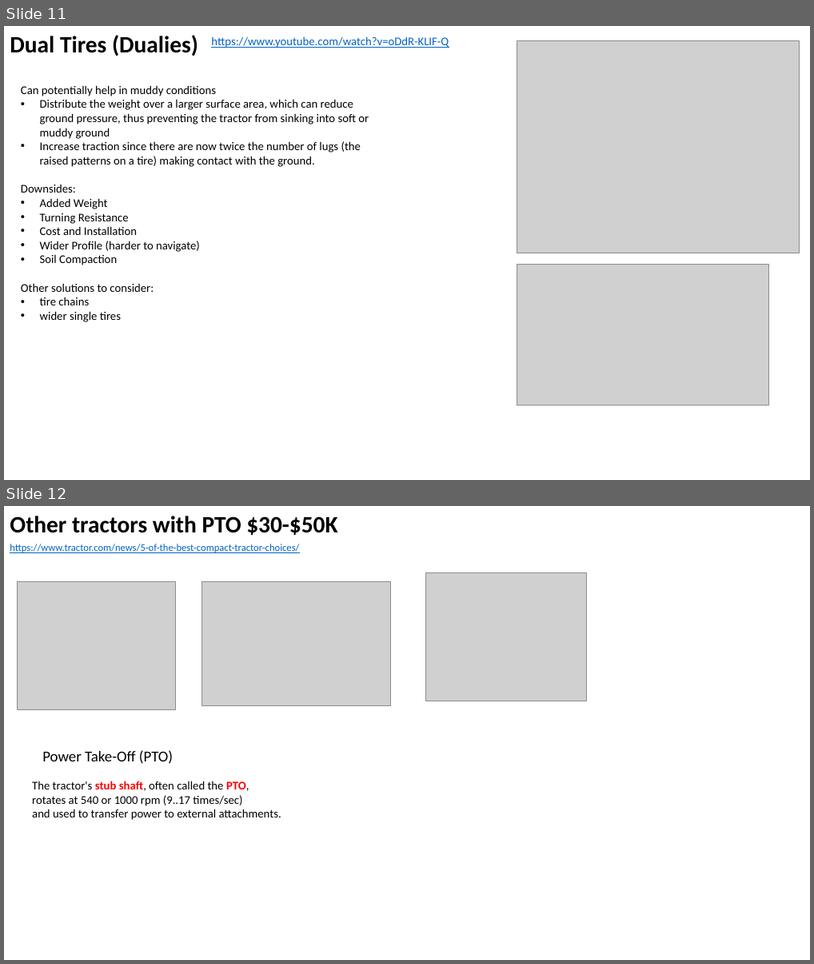
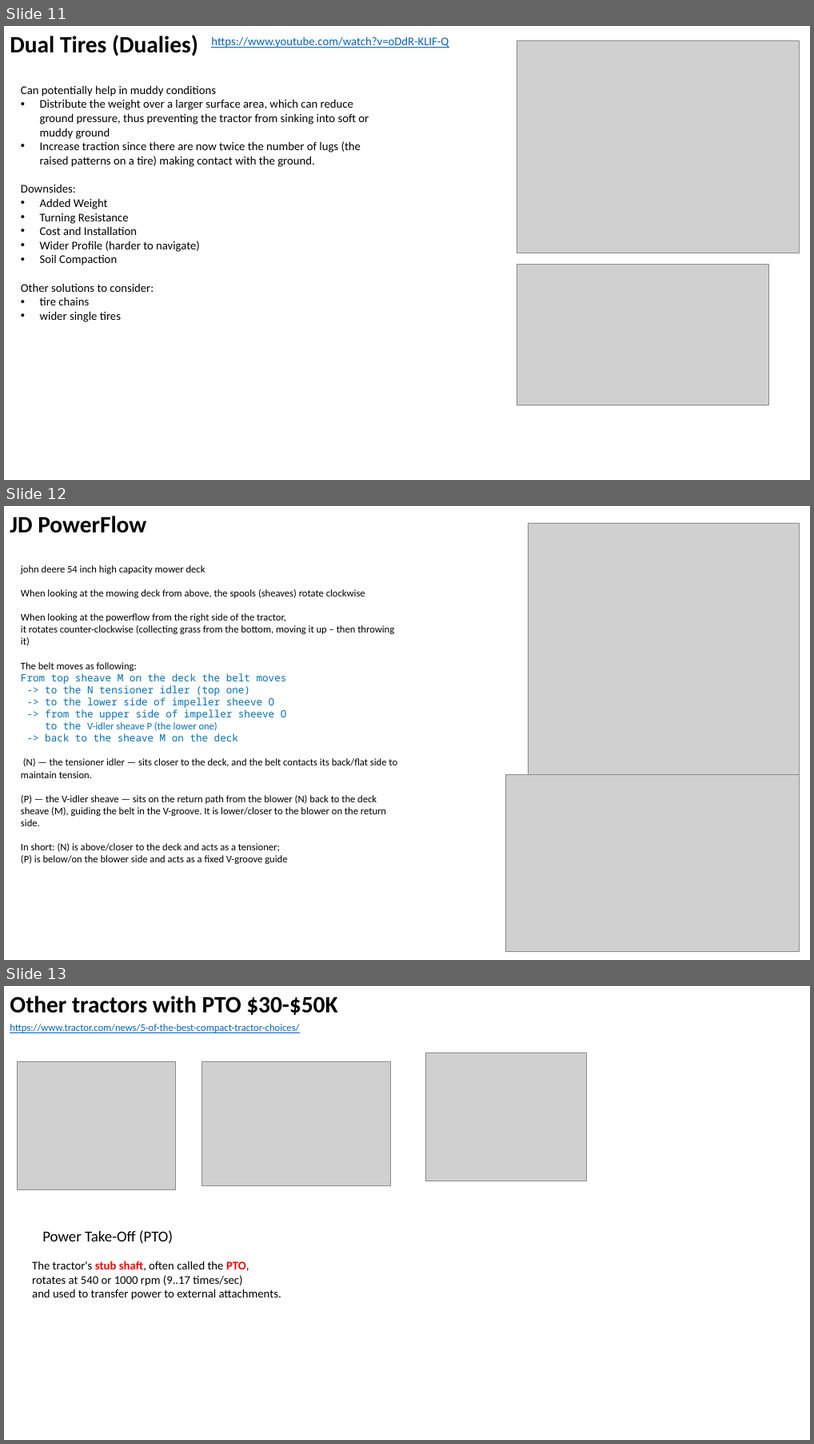
Before and after one commit to lselector/misc_farm, a slide deck: tractor_jd_1025r_X758.pptx. Shown one above the other, each under a label of ours: slides 11 and 12 before the commit, slides 11, 12 and 13 after it. The pictures are 814x964 and 814x1444 pixels, drawn with LibreOffice and Linux fonts; fonts in the diff are those of the drawing; grey boxes stand for pictures. Boxes give left, top, right and bottom in pixels: in the first picture for what was removed or moved away, otherwise in the second. Text is boxed around its words. In the diff, an @@ line names an element or a change of style, - is before the commit and + after.

```diff
--- a/tractor_jd_1025r_X758.pptx
+++ b/tractor_jd_1025r_X758.pptx
@@ slide 12 added at [4,506,810,960], background #FFFFFF @@
@@ text added at [10,516,146,533], 28 pt, text #000000, bold @@
+JD PowerFlow
@@ picture added at [529,524,800,775] @@
@@ text added at [21,565,398,864], 12 pt, text #000000 @@
+john deere 54 inch high capacity mower deck
+When looking at the mowing deck from above, the spools (sheaves) rotate clockwise
+When looking at the powerflow from the right side of the tractor,
+it rotates counter-clockwise (collecting grass from the bottom, moving it up – then throwing it)
+The belt moves as following:
+From top sheave M on the deck the belt moves
+-> to the N tensioner idler (top one)
+-> to the lower side of impeller sheeve O
+-> from the upper side of impeller sheeve O
+to the V-idler sheave P (the lower one)
+-> back to the sheave M on the deck
+(N) — the tensioner idler — sits closer to the deck, and the belt contacts its back/flat side to maintain tension.
+(P) — the V-idler sheave — sits on the return path from the blower (N) back to the deck sheave (M), guiding the belt in the V-groove. It is lower/closer to the blower on the return side.
+In short: (N) is above/closer to the deck and acts as a tensioner;
+(P) is below/on the blower side and acts as a fixed V-groove guide
@@ picture added at [506,775,799,952] @@
@@ what was slide 12 is now slide 13 @@
```
Also in this commit, not shown: 1 other file.
